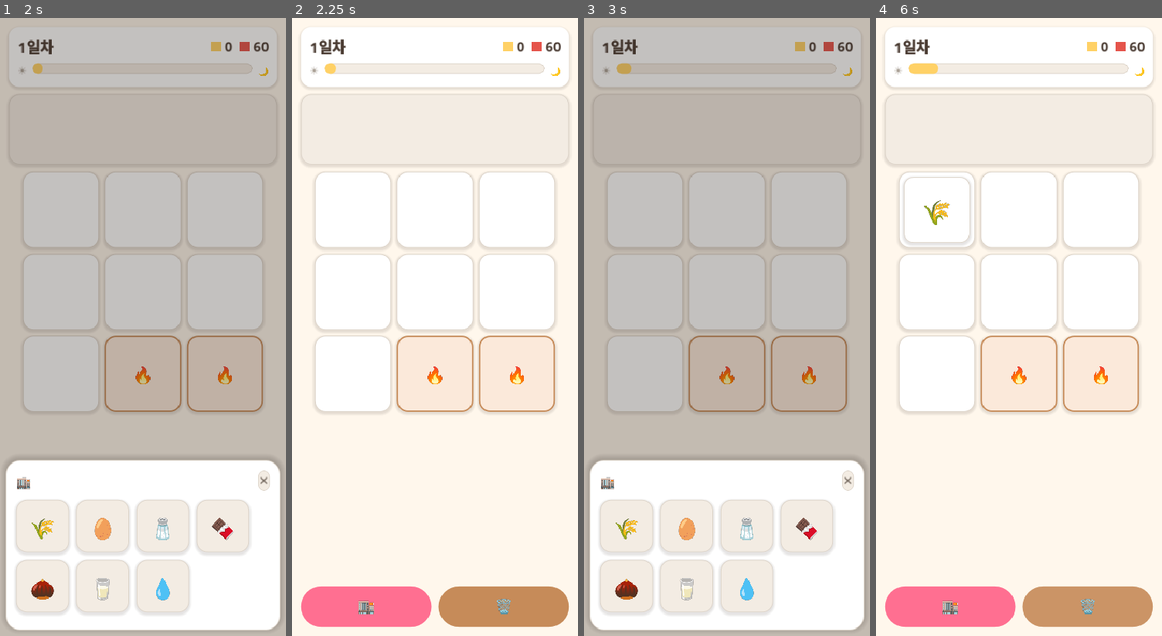
Above: before the commit, frames 1-4 (left to right).
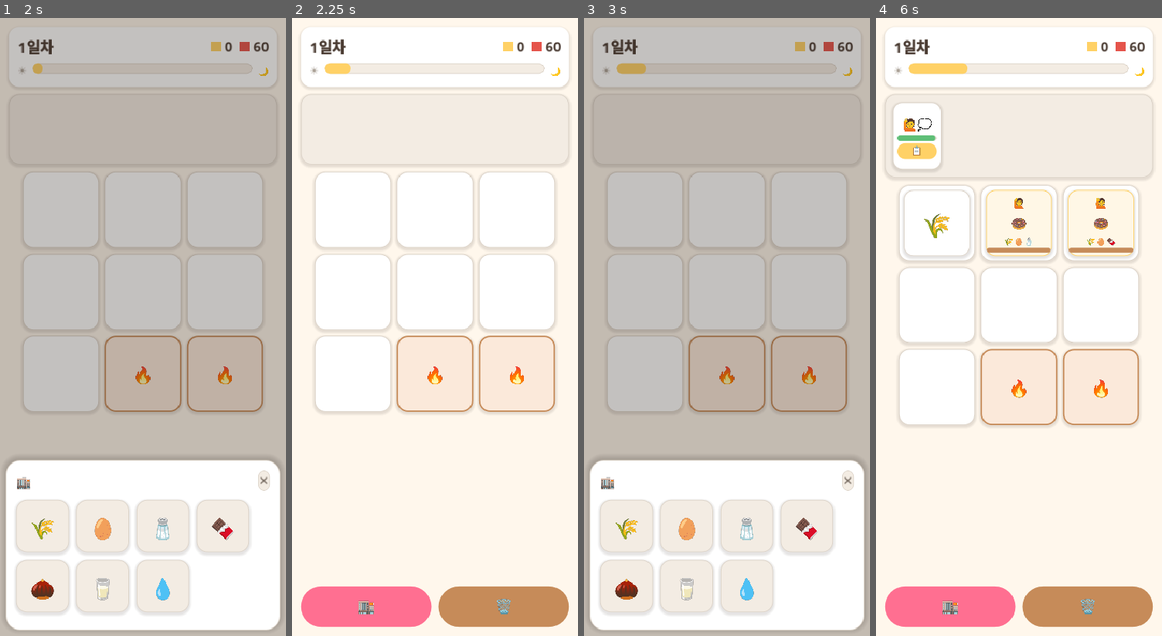
Above: after the commit, the same moments.

Repository: yellyB/game-slot-kitchen
Game: Godot game, scene res://scenes/Main.tscn
The game is run twice, just before and just after one commit, with the same random seed, the same clock (stepped at 60 frames per second) and the same inputs.
Inputs (mouse positions are in pixels of both pictures, inside the frame that each line leads up to):
- Up to frame 1 (2 s): click "🏬" at 0.5 s; click "🗑️" at 1.25 s
- Up to frame 2 (2.25 s): click "✕" at 2 s
- Up to frame 3 (3 s): click "🏬" at 2.75 s
- Up to frame 4 (6 s): click "🌾" at 3.5 s; click (916, 153) at 4.25 s, where only the run after the commit has a clickable "📋"; click "🗑️" (after the commit: "📋") at 5 s; click "🗑️" (after the commit: "📋") at 5.75 s

Frame 1 is identical in both runs. In frame 2, 0.1% of the frame differs, in the area x 14-21%, y 7-10%; in frame 3, less than 0.1%; in frame 4, 13%, in the area x 2-98%, y 7-67%.

Commit message:
feat: 창고 트립 비용 — 닫을 때 영업시간 3초 차감
기획서의 "입장 0초 / 퇴장 3초 트립 비용" 반영. 창고 닫을 때
session.spend_time(3초)로 영업시간 진행. 자주 여닫으면 손해 → 한 번에
왕창 꺼내도록 유도. 값은 Config.WAREHOUSE_EXIT_COST(단계 9 버프로 감소 예정).

Co-Authored-By: Claude Opus 4.8 (1M context) <noreply@anthropic.com>

Diff:
--- a/data/config.gd
+++ b/data/config.gd
@@ -31,3 +31,4 @@
 const CUSTOMERS_PER_WAVE := 3   # 웨이브당 손님
 const WAVE_SPACING := 0.7       # 웨이브 내 손님 간격(초)
 const DAYS_TO_WIN := 5          # 이 일차 통과하면 승리
+const WAREHOUSE_EXIT_COST := 3.0  # 창고 닫을 때(퇴장) 소모 영업시간(초) — 트립 비용
--- a/scripts/main.gd
+++ b/scripts/main.gd
@@ -209,6 +209,9 @@
 
 
 func _close_sheets() -> void:
+	# 창고 퇴장 = 트립 비용(영업시간 3초 소모). 세션 진행 중일 때만(spend_time가 가드).
+	if _warehouse.visible:
+		_session.spend_time(Config.WAREHOUSE_EXIT_COST)
 	_warehouse.visible = false
 	_cooking.visible = false
 	_backdrop.visible = false
@@ -347,8 +350,11 @@
 	_day_label.text = "%d일차" % day
 	_rent_label.text = _fmt(rent)
 	_hours_bar.value = 0
-	_close_sheets()
-	# 새 세션: 슬롯 수만큼 보드 재구성(상점 확장 반영), 큐 비움
+	# 새 세션 시작 — 시트 강제 닫기(트립 비용 없음)
+	_warehouse.visible = false
+	_cooking.visible = false
+	_backdrop.visible = false
+	# 슬롯 수만큼 보드 재구성(상점 확장 반영), 큐 비움
 	Move.clear()
 	_board.rebuild(_session.slots)
 	for c in _queue_row.get_children():
--- a/scripts/session.gd
+++ b/scripts/session.gd
@@ -56,6 +56,20 @@
 	progress.emit(0.0)
 
 
+func is_running() -> bool:
+	return _running
+
+
+## 영업시간 소모(창고 트립 비용 등). 시간 넘기면 마감.
+func spend_time(seconds: float) -> void:
+	if not _running:
+		return
+	_elapsed += seconds
+	progress.emit(clampf(_elapsed / Config.DAY_LENGTH, 0.0, 1.0))
+	if _elapsed >= Config.DAY_LENGTH:
+		_end_day()
+
+
 ## 서빙 매출.
 func earn(amount: int) -> void:
 	cash += amount
Not shown, changed: 개발플랜.md
